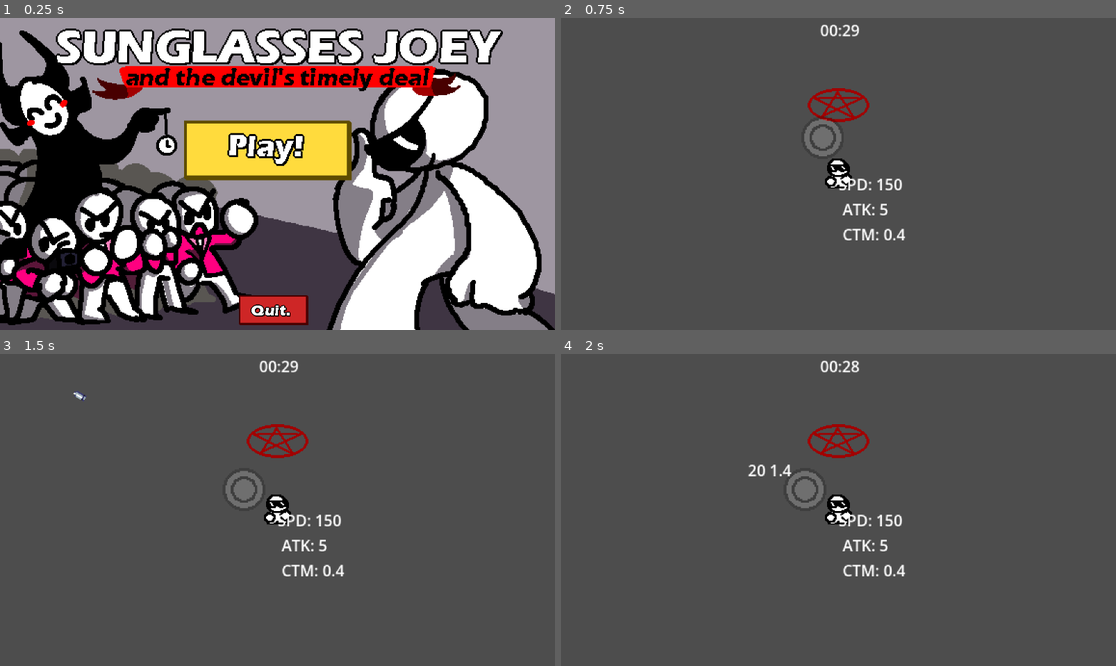
Above: before the commit, frames 1-4 (two rows, left to right).
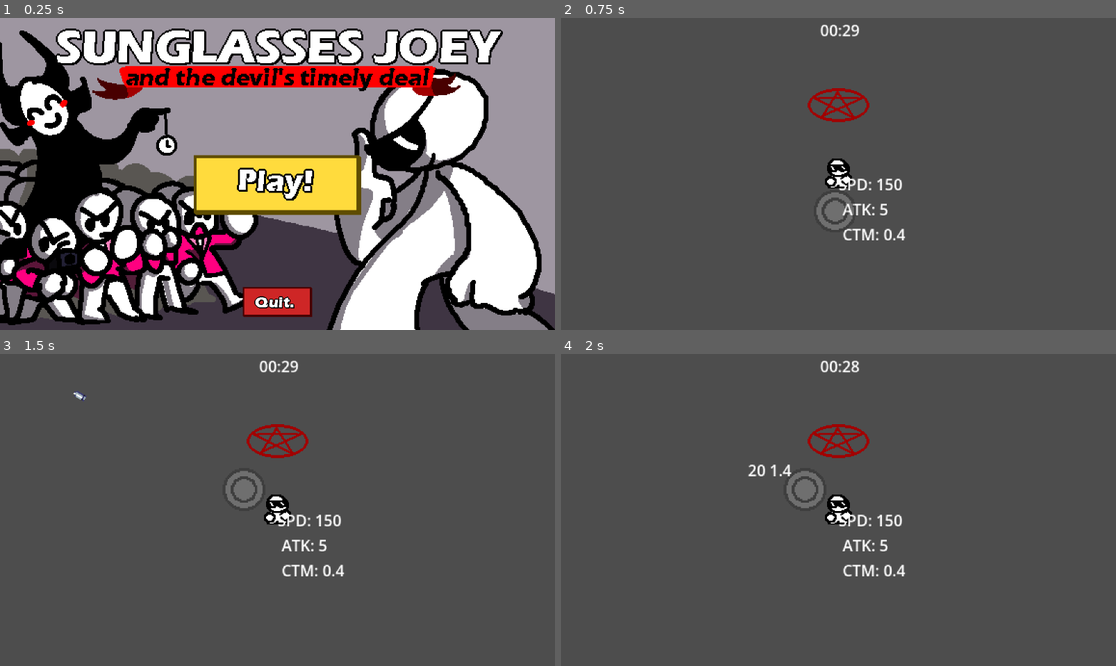
Above: after the commit, the same moments.

Repository: Daxlate/SunglassesJoey
Game: Godot game, scene res://scenes/main_menu.tscn
The game is run twice, just before and just after one commit, with the same random seed, the same clock (stepped at 60 frames per second) and the same inputs.
Inputs (mouse positions are in pixels of both pictures, inside the frame that each line leads up to; where the layout moved, square brackets give the same spot in the first picture):
- Up to frame 1 (0.25 s): no input
- Up to frame 2 (0.75 s): click (838, 186) [827, 149] at 0.5 s
- Up to frame 3 (1.5 s): click "Edit me" at 1.25 s
- Up to frame 4 (2 s): no input

The runs differ from the first frame. In frame 1, 9.4% of the frame differs, in the area x 33-66%, y 32-99%; in frame 2, 0.9%; in frame 3, nothing differs; in frame 4, nothing differs.

Commit message:
main menu fix

Diff:
--- a/scenes/crosshair.tscn
+++ b/scenes/crosshair.tscn
@@ -9,7 +9,7 @@
 
 [node name="Crosshair" type="Area2D" unique_id=409720773]
 collision_layer = 0
-collision_mask = 2
+collision_mask = 66
 script = ExtResource("1_norqy")
 
 [node name="CollisionShape2D" type="CollisionShape2D" parent="." unique_id=1419275638]
--- a/scenes/game_over.tscn
+++ b/scenes/game_over.tscn
@@ -6,29 +6,49 @@
 [ext_resource type="Texture2D" uid="uid://cyoonc5mu6ac6" path="res://Sprites/QuitButton.png" id="5_wawo4"]
 [ext_resource type="Script" uid="uid://ns5fb2u3ubi6" path="res://scripts/quit.gd" id="6_56v3a"]
 
-[node name="Game over" type="Node2D" unique_id=1070301665]
+[node name="Game_over" type="Control" unique_id=1821529011]
+layout_mode = 3
+anchors_preset = 15
+anchor_right = 1.0
+anchor_bottom = 1.0
+grow_horizontal = 2
+grow_vertical = 2
 
-[node name="Gameover" type="Sprite2D" parent="." unique_id=147390741]
-position = Vector2(576, 324)
-scale = Vector2(2, 2)
+[node name="TextureRect" type="TextureRect" parent="." unique_id=878252772]
+layout_mode = 1
+anchors_preset = 15
+anchor_right = 1.0
+anchor_bottom = 1.0
+grow_horizontal = 2
+grow_vertical = 2
 texture = ExtResource("1_v3hpu")
+stretch_mode = 6
+metadata/_edit_use_anchors_ = true
 
-[node name="PlayBTN" type="TextureButton" parent="Gameover" unique_id=191088739]
-offset_left = 150.5
-offset_top = -91.5
-offset_right = 324.5
-offset_bottom = -29.5
+[node name="QuitBTN" type="TextureButton" parent="." unique_id=105943908]
+layout_mode = 1
+anchors_preset = -1
+anchor_top = 1.0
+anchor_bottom = 1.0
+offset_left = 63.0
+offset_top = -69.0
+offset_right = 207.0
+offset_bottom = -7.0
+grow_vertical = 0
+scale = Vector2(0.5, 0.5)
+texture_normal = ExtResource("5_wawo4")
+stretch_mode = 3
+script = ExtResource("6_56v3a")
+metadata/_edit_use_anchors_ = true
+
+[node name="PlayBTN" type="TextureButton" parent="." unique_id=1763623842]
+layout_mode = 1
+offset_left = 877.0
+offset_top = 141.0
+offset_right = 1051.0
+offset_bottom = 203.0
 scale = Vector2(0.75, 0.75)
 texture_normal = ExtResource("2_irg28")
 stretch_mode = 0
 script = ExtResource("3_2jtsn")
-
-[node name="QuitBTN" type="TextureButton" parent="Gameover" unique_id=629072725]
-offset_left = -277.0
-offset_top = 123.0
-offset_right = -133.0
-offset_bottom = 185.0
-scale = Vector2(0.5, 0.5)
-texture_normal = ExtResource("5_wawo4")
-stretch_mode = 3
-script = ExtResource("6_56v3a")
+metadata/_edit_use_anchors_ = true
--- a/scenes/goons/basic_goon.tscn
+++ b/scenes/goons/basic_goon.tscn
@@ -94,7 +94,7 @@
 
 [node name="BasicGoon" type="CharacterBody2D" unique_id=260915355]
 collision_layer = 2
-collision_mask = 2
+collision_mask = 10
 script = ExtResource("1_wr2nn")
 
 [node name="AnimationPlayer" type="AnimationPlayer" parent="." unique_id=1617103930]
--- a/scenes/main_menu.tscn
+++ b/scenes/main_menu.tscn
@@ -3,7 +3,6 @@
 [ext_resource type="Texture2D" uid="uid://bdm5ljqkp6o7n" path="res://Sprites/KeyArt.png" id="1_8ln24"]
 [ext_resource type="Script" uid="uid://1en58tpa3mt7" path="res://scripts/play.gd" id="1_bqqt6"]
 [ext_resource type="Texture2D" uid="uid://3fmdmxnnflam" path="res://Sprites/PlayButton.png" id="2_rtw2f"]
-[ext_resource type="PackedScene" uid="uid://cmjykoiwq7s6d" path="res://scenes/mainscene.tscn" id="2_wu84c"]
 [ext_resource type="Script" uid="uid://ns5fb2u3ubi6" path="res://scripts/quit.gd" id="3_8ln24"]
 [ext_resource type="Texture2D" uid="uid://cyoonc5mu6ac6" path="res://Sprites/QuitButton.png" id="4_oa1go"]
 
@@ -15,29 +14,45 @@
 grow_horizontal = 2
 grow_vertical = 2
 
-[node name="KeyArt" type="Sprite2D" parent="." unique_id=322564177]
-position = Vector2(576, 324)
-scale = Vector2(2, 2)
+[node name="TextureRect" type="TextureRect" parent="." unique_id=491013114]
+layout_mode = 1
+anchors_preset = 15
+anchor_right = 1.0
+anchor_bottom = 1.0
+grow_horizontal = 2
+grow_vertical = 2
 texture = ExtResource("1_8ln24")
+stretch_mode = 6
 
 [node name="PlayBTN" type="TextureButton" parent="." unique_id=1776142964]
-layout_mode = 0
-offset_left = 382.0
-offset_top = 213.0
-offset_right = 556.0
-offset_bottom = 275.0
+layout_mode = 1
+anchors_preset = 8
+anchor_left = 0.5
+anchor_top = 0.5
+anchor_right = 0.5
+anchor_bottom = 0.5
+offset_left = -174.0
+offset_top = -39.0
+offset_bottom = 23.0
+grow_horizontal = 2
+grow_vertical = 2
 scale = Vector2(2, 2)
 texture_normal = ExtResource("2_rtw2f")
 stretch_mode = 0
 script = ExtResource("1_bqqt6")
-main_scene = ExtResource("2_wu84c")
 
 [node name="QuitBTN" type="TextureButton" parent="." unique_id=547900447]
-layout_mode = 0
-offset_left = 496.0
-offset_top = 576.0
-offset_right = 640.0
-offset_bottom = 638.0
+layout_mode = 1
+anchors_preset = 7
+anchor_left = 0.5
+anchor_top = 1.0
+anchor_right = 0.5
+anchor_bottom = 1.0
+offset_left = -72.0
+offset_top = -115.0
+offset_right = 72.0
+grow_horizontal = 2
+grow_vertical = 0
 texture_normal = ExtResource("4_oa1go")
 stretch_mode = 3
 script = ExtResource("3_8ln24")
--- a/scenes/mainscene.tscn
+++ b/scenes/mainscene.tscn
@@ -4,7 +4,11 @@
 [ext_resource type="PackedScene" uid="uid://cabmdlahw5det" path="res://scenes/Sunglassesjoey.tscn" id="1_wtdyi"]
 [ext_resource type="PackedScene" uid="uid://bdkuo06wo2gwb" path="res://scripts/pentagramcorrect.tscn" id="3_mo382"]
 [ext_resource type="Script" uid="uid://bs86emueorrs2" path="res://scripts/thetimer.gd" id="3_nx3wj"]
-[ext_resource type="PackedScene" uid="uid://d4hfhuawifr8v" path="res://scenes/game_over.tscn" id="4_4c2fu"]
+[ext_resource type="Texture2D" uid="uid://jbjlnrc6eshf" path="res://Sprites/Gameover.png" id="5_bw6rn"]
+[ext_resource type="Texture2D" uid="uid://cyoonc5mu6ac6" path="res://Sprites/QuitButton.png" id="6_jifap"]
+[ext_resource type="Script" uid="uid://ns5fb2u3ubi6" path="res://scripts/quit.gd" id="7_xl61e"]
+[ext_resource type="Texture2D" uid="uid://3fmdmxnnflam" path="res://Sprites/PlayButton.png" id="8_0o2or"]
+[ext_resource type="Script" uid="uid://1en58tpa3mt7" path="res://scripts/play.gd" id="9_457mv"]
 
 [sub_resource type="Curve2D" id="Curve2D_mo382"]
 _data = {
@@ -13,6 +17,21 @@
 point_count = 5
 
 [sub_resource type="WorldBoundaryShape2D" id="WorldBoundaryShape2D_golqe"]
+
+[sub_resource type="PackedScene" id="PackedScene_l58e3"]
+_bundled = {
+"conn_count": 0,
+"conns": PackedInt32Array(),
+"editable_instances": [],
+"id_paths": [],
+"names": PackedStringArray("Game over", "Node2D", "TextureRect", "anchors_preset", "anchor_right", "anchor_bottom", "offset_right", "offset_bottom", "grow_horizontal", "grow_vertical", "texture", "stretch_mode", "QuitBTN", "offset_left", "offset_top", "scale", "texture_normal", "script", "TextureButton", "PlayBTN"),
+"node_count": 4,
+"node_ids": PackedInt32Array(1070301665, 1620157407, 629072725, 191088739),
+"node_paths": [],
+"nodes": PackedInt32Array(-1, -1, 1, 0, -1, 0, 0, 0, 0, 2, 2, -1, 9, 3, 0, 4, 1, 5, 1, 6, 2, 7, 3, 8, 4, 9, 4, 10, 5, 11, 6, 0, 0, 0, 18, 12, -1, 8, 13, 7, 14, 8, 6, 9, 7, 10, 15, 11, 16, 12, 11, 13, 17, 14, 0, 0, 0, 18, 19, -1, 8, 13, 15, 14, 16, 6, 17, 7, 18, 15, 19, 16, 20, 11, 21, 17, 22, 0),
+"variants": [15, 1.0, 1152.0, 648.0, 2, ExtResource("5_bw6rn"), 6, 22.0, 570.0, 166.0, 632.0, Vector2(0.5, 0.5), ExtResource("6_jifap"), 3, ExtResource("7_xl61e"), 877.0, 141.0, 1051.0, 203.0, Vector2(0.75, 0.75), ExtResource("8_0o2or"), 0, ExtResource("9_457mv")],
+"version": 3
+}
 
 [node name="Mainscene" type="Node2D" unique_id=1728026456 node_paths=PackedStringArray("Wavetimer", "testlabel")]
 script = ExtResource("1_4c2fu")
@@ -96,7 +115,7 @@
 offset_right = -263.0
 offset_bottom = -223.0
 script = ExtResource("3_nx3wj")
-main_menu = ExtResource("4_4c2fu")
+main_menu = SubResource("PackedScene_l58e3")
 label = NodePath("../Joey/Label2")
 
 [connection signal="timeout" from="WaveSpawnTimer" to="." method="_on_timer_timeout"]
--- a/scripts/Maincontrol.gd
+++ b/scripts/Maincontrol.gd
@@ -48,7 +48,7 @@
 
 func testpreset():
 	var rand_range = randi_range(1,10)
-	if rand_range < 7:
+	if rand_range < 8:
 		spawnmobmelee()
 	else:
 		spawnmobranged()
--- a/scripts/basic_goon.gd
+++ b/scripts/basic_goon.gd
@@ -4,13 +4,15 @@
 @onready var hurt_box = get_node("/root/Mainscene/Joey/Hurtbox")
 @onready var The_timer = get_node("/root/Mainscene/Thetimer")
 @onready var static_direction = global_position.direction_to(player.global_position)
+@onready var direction = global_position.direction_to(player.global_position)
+
 var Punch_cooldown = 0.0
 var in_punch_range = false
 var health = 10.0
 var gun_knockback = false
 
 func _physics_process(delta):
-	var direction =global_position.direction_to(player.global_position)
+
 
 	if self in hurt_box.get_overlapping_bodies():
 		velocity = Vector2.ZERO
@@ -30,16 +32,17 @@
 			punch_anim()
 			Punch_cooldown = 0.5
 
-	if gun_knockback:
-		velocity = direction * player.knockback
-		gun_knockback = false
-
 	else:
+		var direction = global_position.direction_to(player.global_position)
 		walk_anim()
 		in_punch_range = false
 		Punch_cooldown = 0.0
 		velocity = direction * 70
 
+	if gun_knockback:
+
+		velocity = direction * player.knockback
+		gun_knockback = false
 
 	move_and_slide()
 
--- a/scripts/ranged_goon.gd
+++ b/scripts/ranged_goon.gd
@@ -7,8 +7,11 @@
 var free_to_move := true
 var wait_time := 0.0
 var health = 10.0
+var gun_knockback = false
 
 func _physics_process(delta):
+	var direction = global_position.direction_to(player.global_position)
+
 	if self in limit.get_overlapping_bodies():
 		free_to_move = false
 		wait_time = 2.0
@@ -20,8 +23,11 @@
 				free_to_move = true
 
 	if free_to_move:
-		var direction = global_position.direction_to(player.global_position)
 		velocity = direction * 55
+
+	if gun_knockback:
+		velocity = direction * player.knockback
+		gun_knockback = false
 
 	move_and_slide()
 
@@ -32,6 +38,9 @@
 		if The_timer.has_method("change_time"):
 			The_timer.change_time(3)
 		queue_free()
+
+func Took_gun_Knockback():
+	gun_knockback = true
 
 func shoot():
 	const EVILBULLET = preload("res://scenes/evil_bullet.tscn")
Not shown: 1 places in scenes/game_over.tscn that only renumber resources
